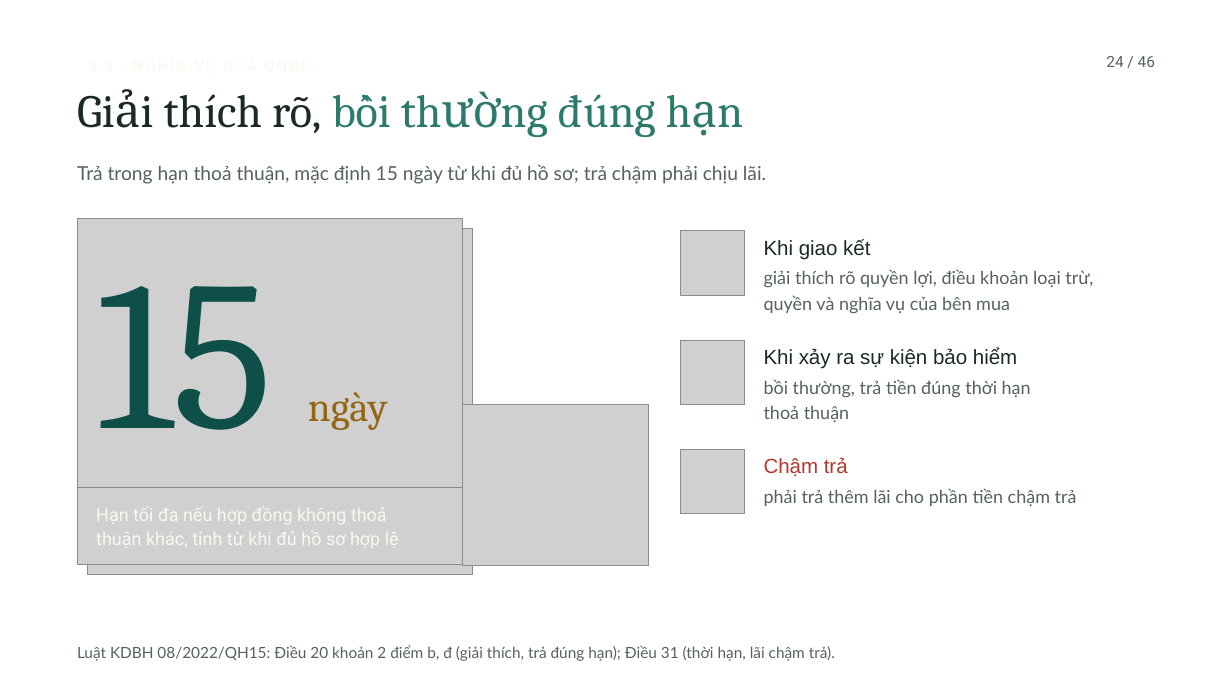
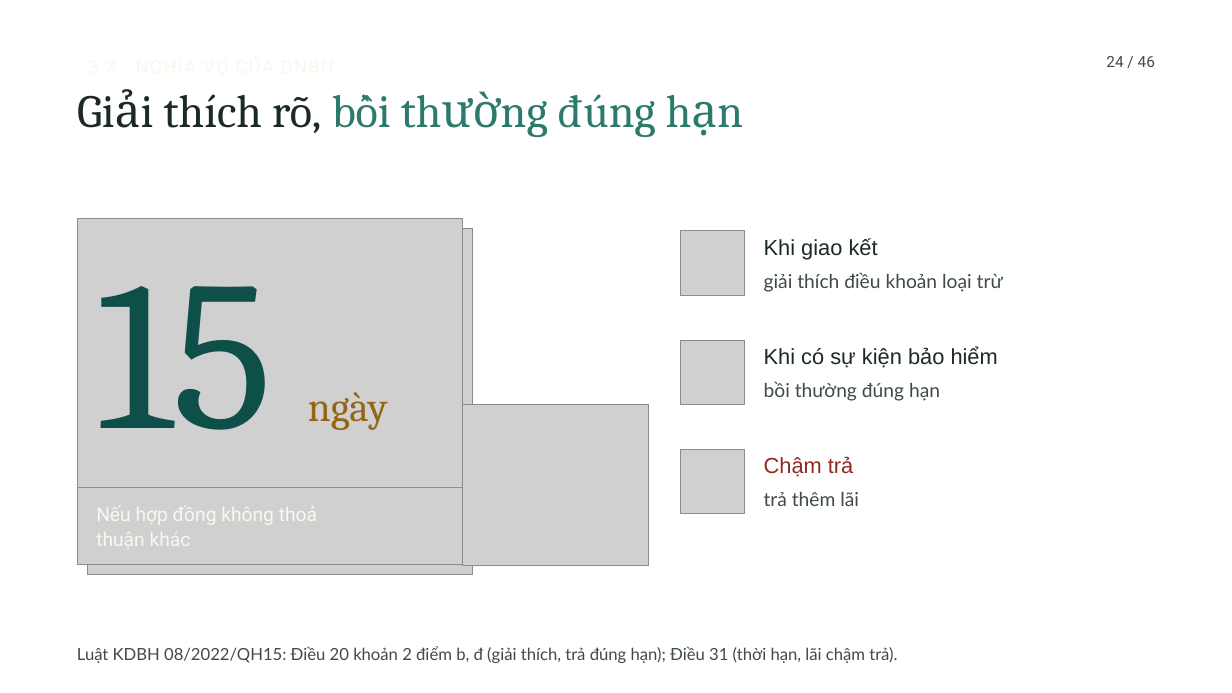
Before and after one commit to tranquanghaofake-dotcom/Law, a slide deck: slide 4 of docs/bai/ch3-bao-hiem-thuong-mai/mau-cong.pptx. Drawn at 1232x693 pixels with LibreOffice and Linux fonts; fonts in the diff are those of the drawing; grey boxes stand for pictures; background and template pictures are left out. Boxes give left, top, right and bottom in pixels: in the first picture for what was removed or moved away, otherwise in the second. Text is boxed around its words. In the diff, an @@ line names an element or a change of style, - is before the commit and + after.

```diff
--- a/docs/bai/ch3-bao-hiem-thuong-mai/mau-cong.pptx
+++ b/docs/bai/ch3-bao-hiem-thuong-mai/mau-cong.pptx
@@ text "3.3 · NGHĨA VỤ CỦA ..." at (x1=89, y1=59, x2=372, y2=79): size 12 to 14 pt, letter spacing 1.4 to 1.1 pt; line spacing 12pt to 14pt @@
@@ text "24 / 46" at (x1=1106, y1=56, x2=1155, y2=67): text colour #55625F to #3F4B48 @@
@@ text removed at (x1=77, y1=164, x2=766, y2=184) @@
-Trả trong hạn thoả thuận, mặc định 15 ngày từ khi đủ hồ sơ; trả chậm phải chịu lãi.
@@ text "Khi giao kết" at (x1=764, y1=238, x2=878, y2=260): size 16 to 17 pt; line spacing 20pt to 21.2pt @@
@@ text at (x1=764, y1=272, x2=1003, y2=292): text changed; size 14 to 15 pt; text colour #55625F to #3F4B48 @@
-giải thích rõ quyền lợi, điều khoản loại trừ,
-quyền và nghĩa vụ của bên mua
+giải thích điều khoản loại trừ
@@ text at (x1=764, y1=347, x2=998, y2=368): text changed; size 16 to 17 pt @@
-Khi xảy ra sự kiện bảo hiểm
+Khi có sự kiện bảo hiểm
@@ text at (x1=764, y1=381, x2=940, y2=401): text changed; size 14 to 15 pt; text colour #55625F to #3F4B48 @@
-bồi thường, trả tiền đúng thời hạn
-thoả thuận
+bồi thường đúng hạn
@@ text "Chậm trả" at (x1=764, y1=456, x2=853, y2=477): size 16 to 17 pt, text colour #B13A2E to #8F2A21; line spacing 20pt to 21.2pt @@
@@ text at (x1=96, y1=507, x2=317, y2=549): text changed; size 14 to 15 pt @@
-Hạn tối đa nếu hợp đồng không thoả
-thuận khác, tính từ khi đủ hồ sơ hợp lệ
+Nếu hợp đồng không thoả
+thuận khác
@@ text at (x1=764, y1=492, x2=859, y2=506): text changed; size 14 to 15 pt; text colour #55625F to #3F4B48 @@
-phải trả thêm lãi cho phần tiền chậm trả
+trả thêm lãi
@@ text "Luật KDBH 08/2022/QH15: Điều 20 ..." at (x1=77, y1=646, x2=897, y2=663): size 12 to 13 pt, text colour #55625F to #3F4B48; line spacing 16.8pt to 18.2pt @@
```
Also in this commit, not shown: 7 other slides changed, 46 other files.
